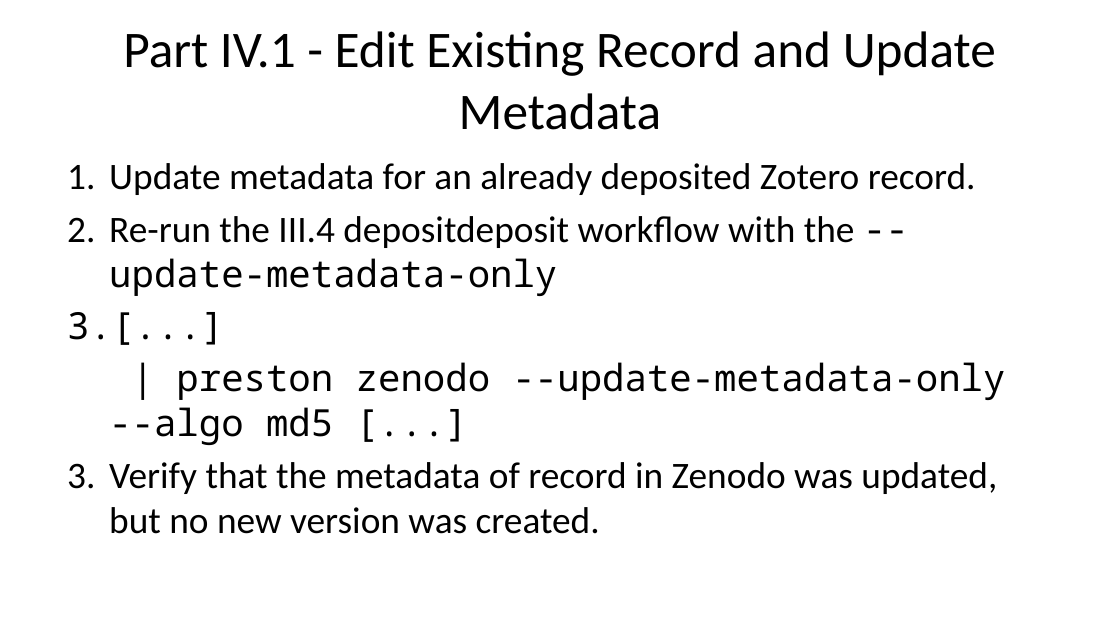
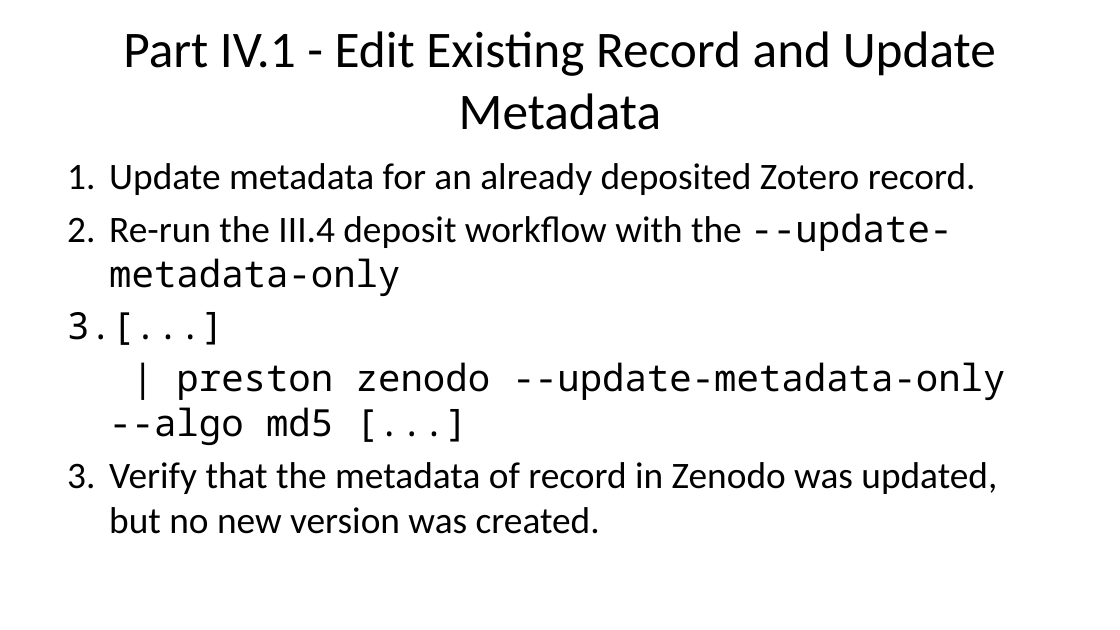
Before and after one commit to bat-literature/bat-literature.github.io, a slide deck: slide 37 of workshop.pptx. Drawn at 1120x630 pixels with LibreOffice and Linux fonts; fonts in the diff are those of the drawing. Boxes give left, top, right and bottom in pixels: in the first picture for what was removed or moved away, otherwise in the second. Text is boxed around its words. In the diff, an @@ line names an element or a change of style, - is before the commit and + after.

```diff
--- a/workshop.pptx
+++ b/workshop.pptx
@@ text at (x1=109, y1=213, x2=953, y2=296): text changed @@
-2. Re-run the III.4 depositdeposit workflow with the --update-metadata-only
+2. Re-run the III.4 deposit workflow with the --update-metadata-only
```
Also in this commit, not shown: 3 other files.
